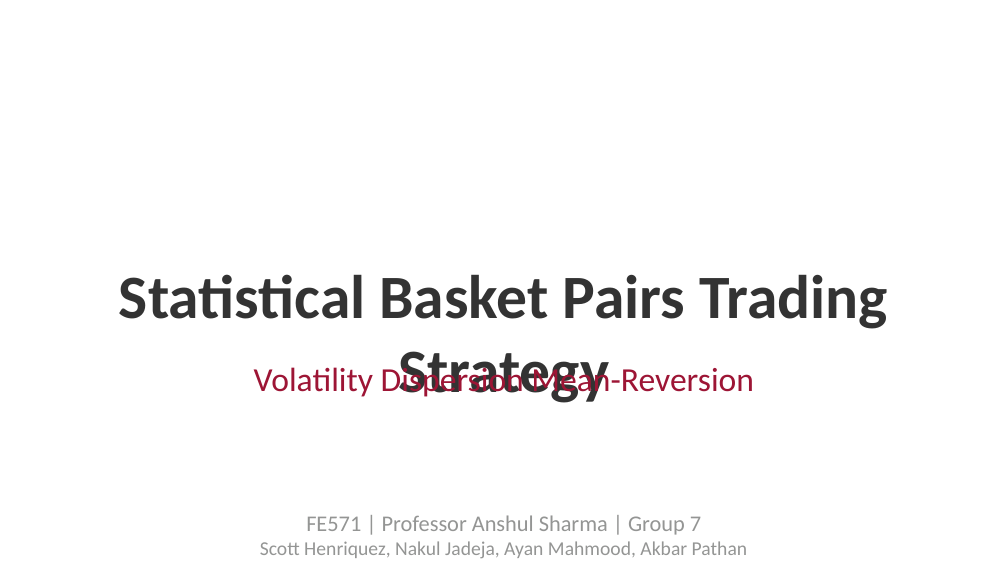
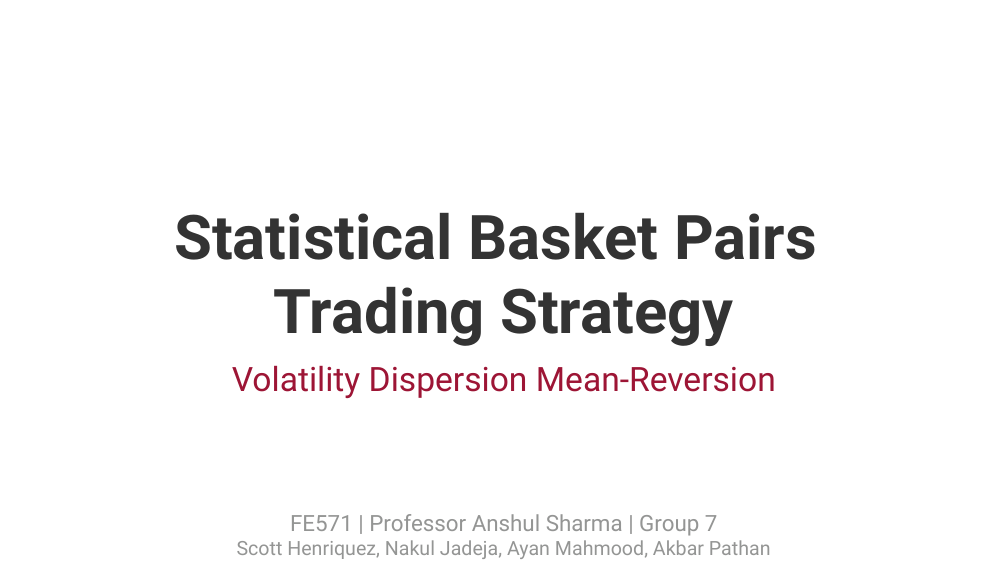
Before and after one commit to Ayan-Mahmood/QuantHFStrat, a slide deck: slide 1 of FE571_Final_Presentation_v2.pptx. Drawn at 1008x567 pixels with LibreOffice and Linux fonts; fonts in the diff are those of the drawing. Boxes give left, top, right and bottom in pixels: in the first picture for what was removed or moved away, otherwise in the second. Text is boxed around its words. In the diff, an @@ line names an element or a change of style, - is before the commit and + after.

```diff
--- a/FE571_Final_Presentation_v2.pptx
+++ b/FE571_Final_Presentation_v2.pptx
@@ text at <box>174,212,817,346</box>: text changed; font Calibri to Roboto @@
-Statistical Basket Pairs Trading Strategy
+Statistical Basket Pairs
+Trading Strategy
@@ text "Volatility Dispersion Mean-Reversion" at <box>232,365,776,398</box>: font Calibri to Roboto @@
@@ text "FE571 | Professor Anshul Sharma ..." at <box>237,514,771,559</box>: font Calibri to Roboto @@
```
Also in this commit, not shown: 18 other slides changed, 1 slide added, 1 slide removed, 19 other files.
